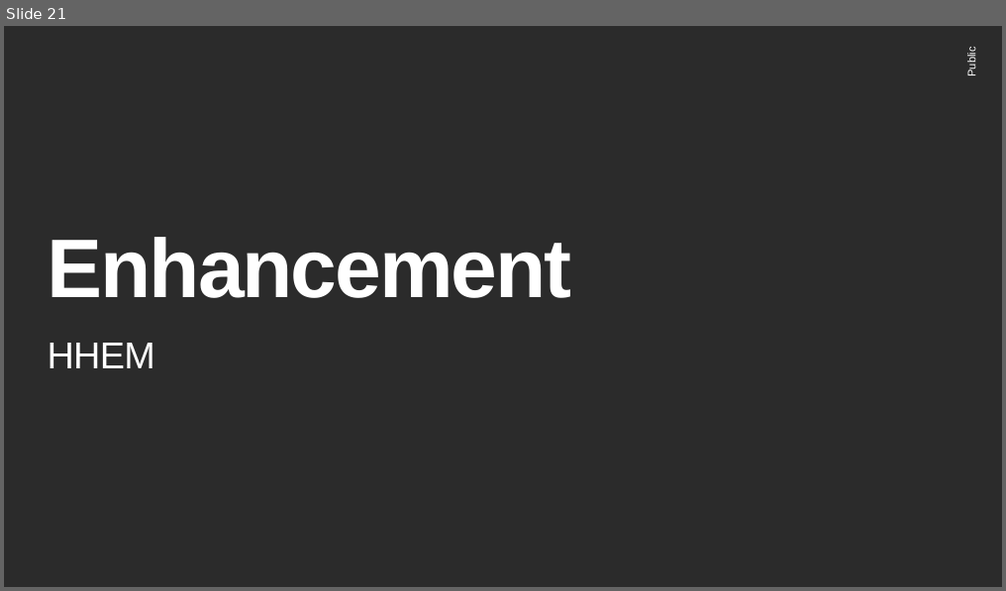
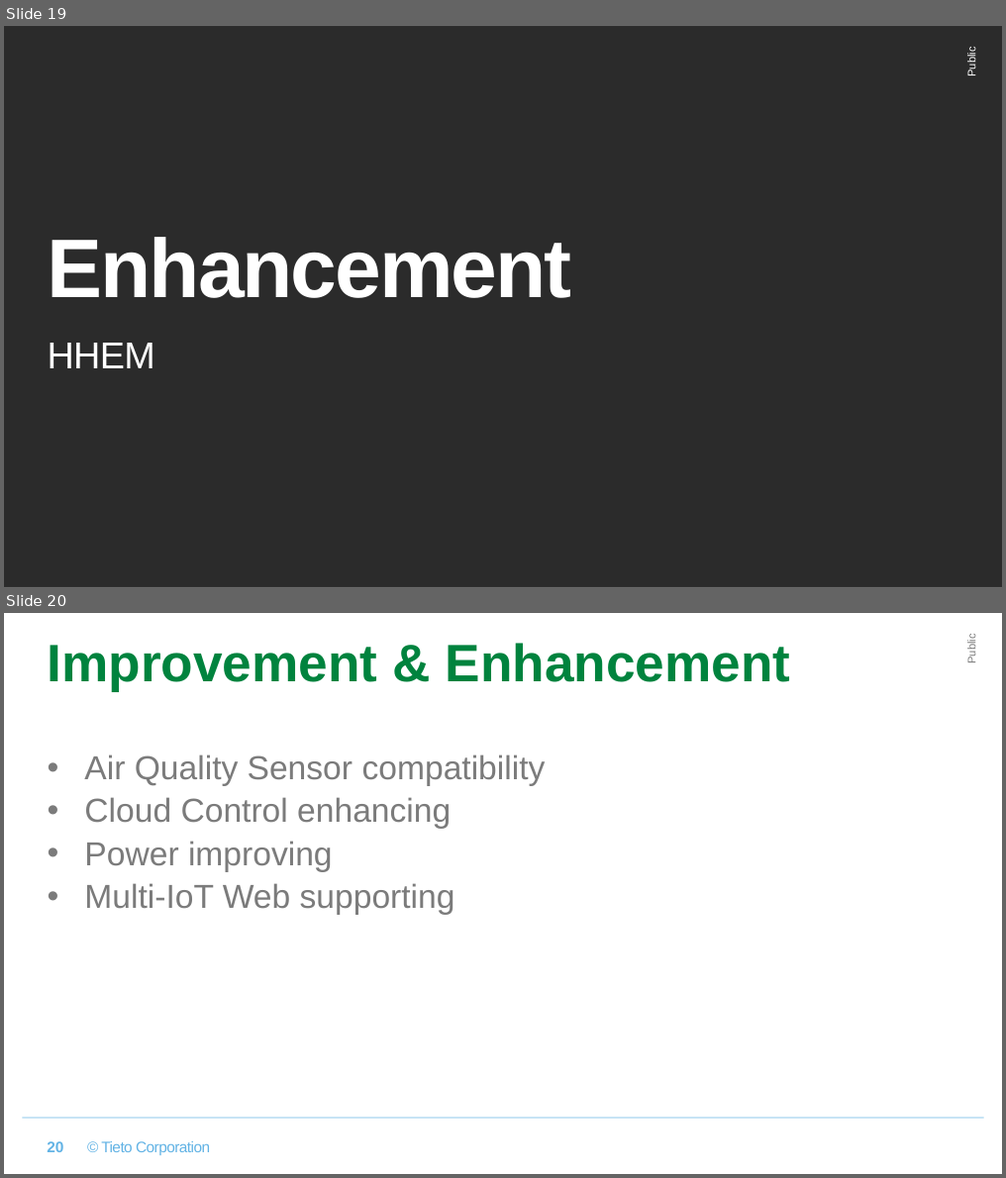
Before and after one commit to xpanhhu/hand-held_environment_monitor, a slide deck: hand-held_environment_monitor_Template.pptx. Shown one above the other, each under a label of ours: slide 21 before the commit, slides 19 and 20 after it. The pictures are 1006x591 and 1006x1178 pixels, drawn with LibreOffice and Linux fonts; fonts in the diff are those of the drawing; background and template pictures are left out; a plain dark background stands for a picture behind light text. Boxes give left, top, right and bottom in pixels: in the first picture for what was removed or moved away, otherwise in the second. Text is boxed around its words. In the diff, an @@ line names an element or a change of style, - is before the commit and + after.

Commit message:
remove scenario ppt add enhancement ppt

```diff
--- a/hand-held_environment_monitor_Template.pptx
+++ b/hand-held_environment_monitor_Template.pptx
@@ slide 20 added at (4, 613, 1002, 1174), background #FFFFFF @@
@@ text added at (965, 637, 977, 663), 8 pt, text #7B7B7B @@
+Public
@@ title added at (48, 643, 791, 691), 38 pt, text #00833E, bold @@
+Improvement & Enhancement
@@ text added at (84, 755, 546, 915), 24 pt, text #7B7B7B @@
+• Air Quality Sensor compatibility
+• Cloud Control enhancing
+• Power improving
+• Multi-IoT Web supporting
@@ line added from (22, 1118) to (984, 1118), #62B3E5 0.5 pt @@
@@ page number added at (47, 1142, 63, 1153), 11 pt, text #62B3E5, bold @@
+20
@@ text added at (101, 1142, 210, 1156), 11 pt, text #62B3E5 @@
+© Tieto Corporation
@@ what was slide 21 is now slide 19 @@
```
Also in this commit, not shown: 2 slides changed, 4 slides removed.
